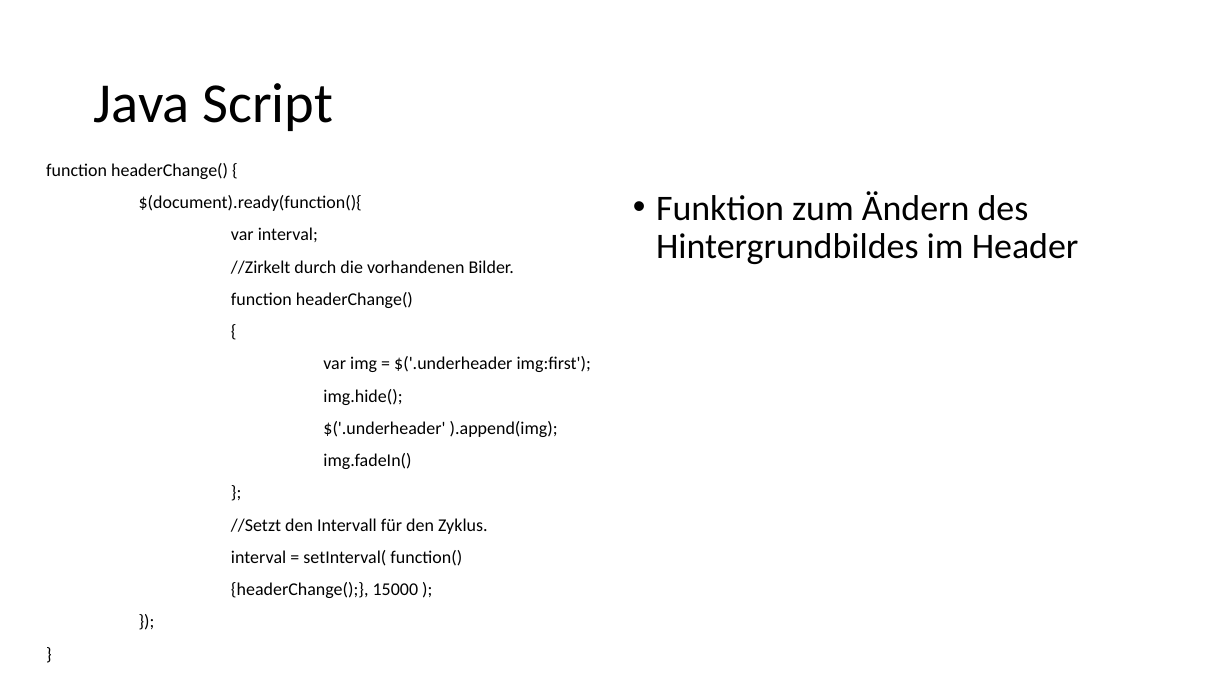
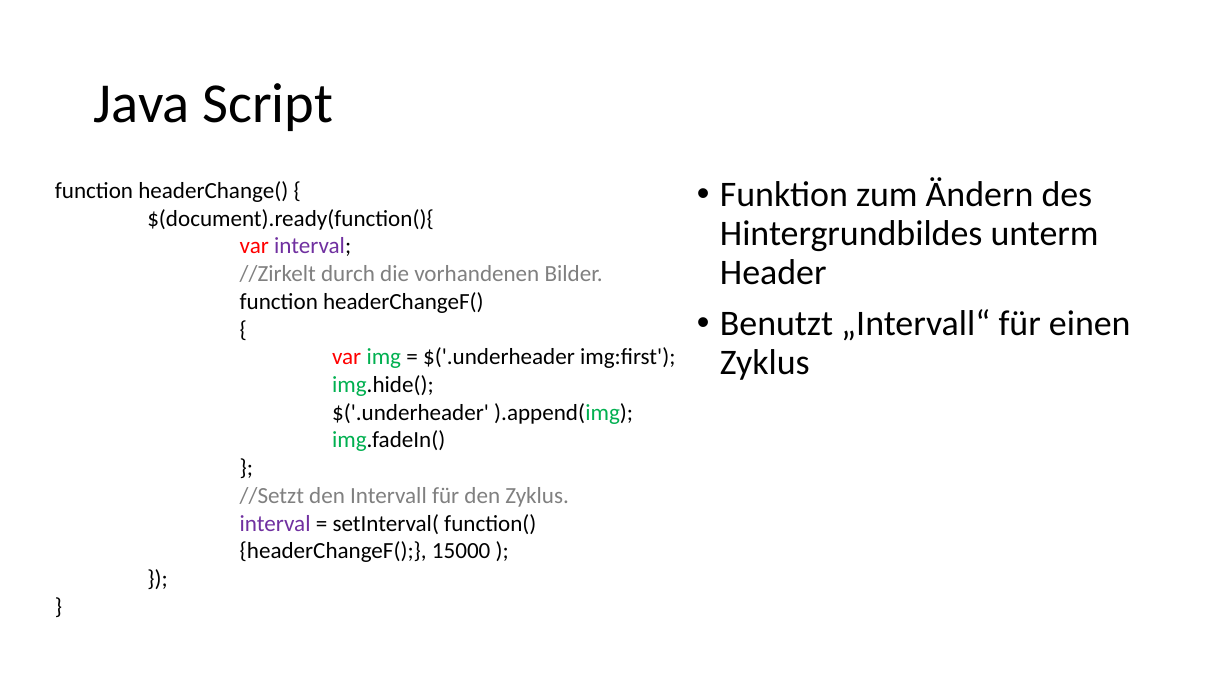
Before and after one commit to Ikeaner/WebtechProjekt, a slide deck: slide 7 of Abschlusspräsentation.pptx. Drawn at 1232x693 pixels with LibreOffice and Linux fonts; fonts in the diff are those of the drawing. Boxes give left, top, right and bottom in pixels: in the first picture for what was removed or moved away, otherwise in the second. Text is boxed around its words. In the diff, an @@ line names an element or a change of style, - is before the commit and + after.

```diff
--- a/Abschlusspräsentation.pptx
+++ b/Abschlusspräsentation.pptx
@@ text "function headerChange() {" moved from (x1=46, y1=163, x2=591, y2=598) to (x1=55, y1=181, x2=675, y2=562) @@
@@ text at (x1=720, y1=177, x2=1131, y2=380): text changed @@
-• Funktion zum Ändern des Hintergrundbildes im Header
+• Funktion zum Ändern des Hintergrundbildes unterm Header
+• Benutzt „Intervall“ für einen Zyklus
@@ text at (x1=55, y1=181, x2=675, y2=534): size 14 to 18 pt in "function headerChange() {", "$(document).ready(function(){", "var interval;", "//Zirkelt durch die vorhandenen Bilder." and 10 more places; text colour #000000 to #FF0000 in "var", "var"; text colour #000000 to #7030A0 in "interval;", "interval"; text colour #000000 to #808080 in "//Zirkelt durch die vorhandenen Bilder.", "//Setzt den Intervall für den Zyklus."; text colour #000000 to #00B050 in "img", "img.hide();", ").append(img);", "img.fadeIn()"; line spacing 0.9 to 1; less space between paragraphs @@
@@ text at (x1=240, y1=292, x2=484, y2=313): text changed; size 14 to 18 pt @@
-function headerChange()
+function headerChangeF()
@@ text at (x1=240, y1=541, x2=490, y2=562): text changed; size 14 to 18 pt @@
-{headerChange();}, 15000 );
+{headerChangeF();}, 15000 );
```
Also in this commit, not shown: 2 other slides changed, 2 slides added, 1 slide removed, 1 other file.
